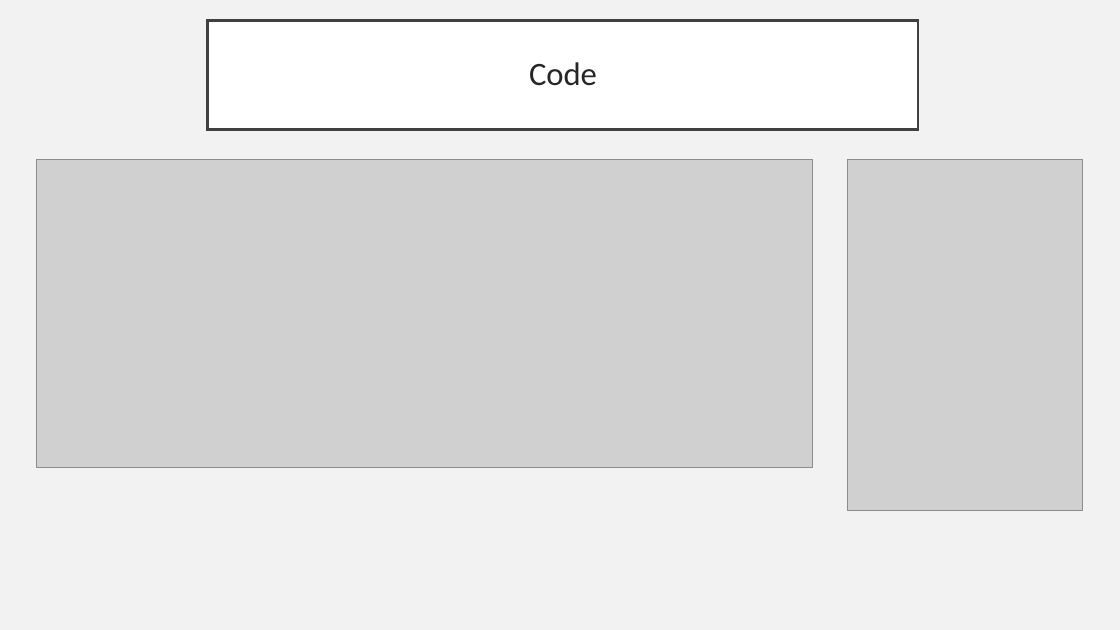
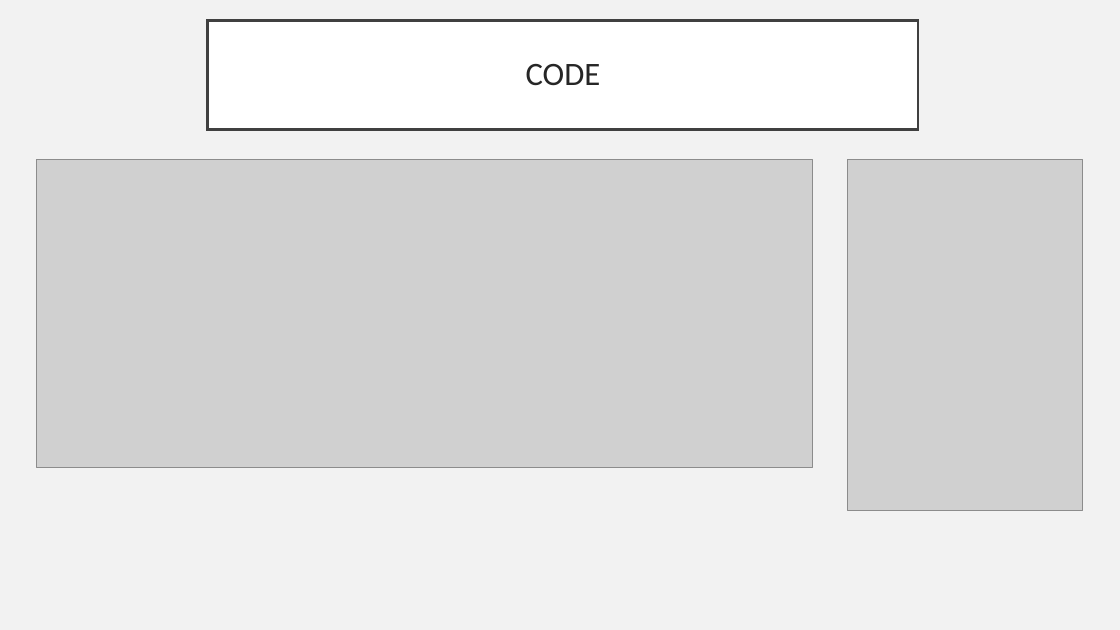
Before and after one commit to PoowadolRungtabnapa/Problem-Solving, a slide deck: slide 6 of Shell Sort.ppt. Drawn at 1120x630 pixels with LibreOffice and Linux fonts; fonts in the diff are those of the drawing; grey boxes stand for pictures. Boxes give left, top, right and bottom in pixels: in the first picture for what was removed or moved away, otherwise in the second. Text is boxed around its words. In the diff, an @@ line names an element or a change of style, - is before the commit and + after.

```diff
--- a/Shell Sort.ppt
+++ b/Shell Sort.ppt
@@ title at (526,64,601,86): text changed @@
-Code
+CODE
```
Also in this commit, not shown: 6 other slides changed, 1 slide added, 4 other files.
